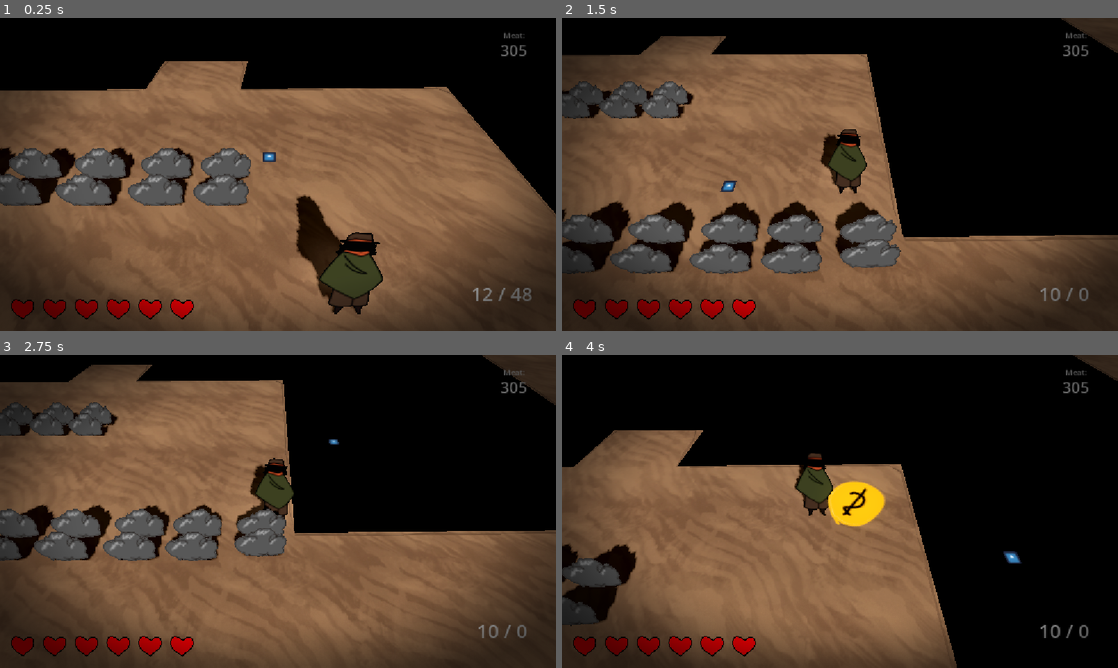
Above: before the commit, frames 1-4 (two rows, left to right).
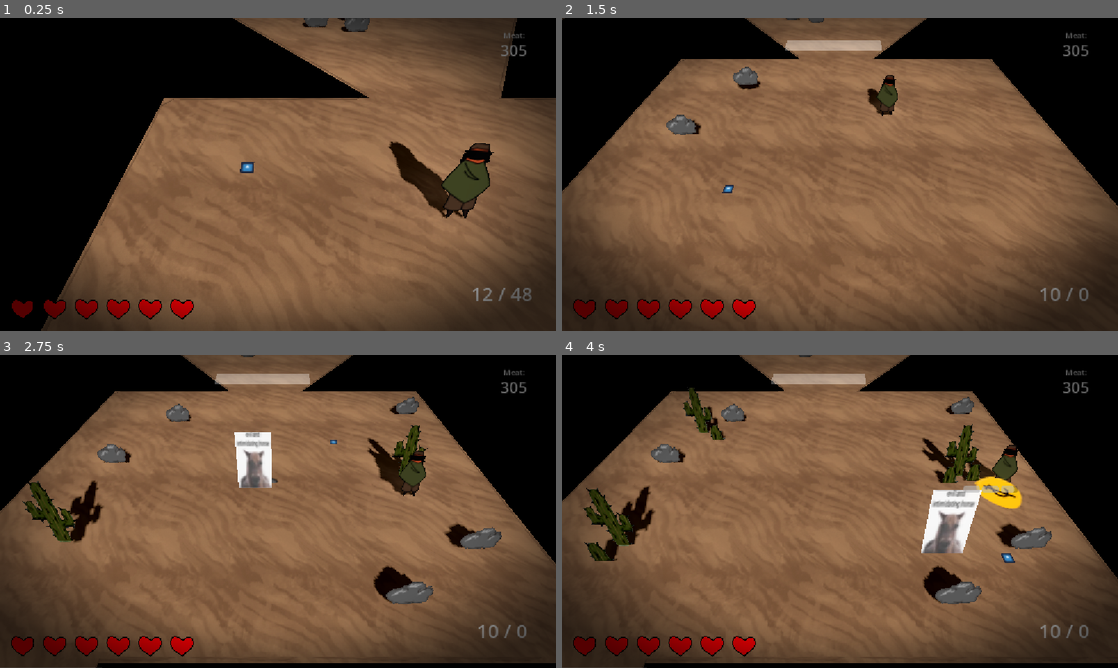
Above: after the commit, the same moments.

Repository: gmuGADIG/DEADSHOT
Game: Godot game, scene res://world/levels/desert_large/level_desert_large.tscn
Same seed, same stepped clock (60 frames per second), same inputs: the game is played once before the commit and once after it. This scene is started directly instead of the project's main scene. The engine's default icon, where the game draws it, is replaced by a stand-in: a white triangle on a blue panel in a dark square. Sound files missing from this copy of the repository are replaced by a short silence.
Inputs (mouse positions are in pixels of both pictures, inside the frame that each line leads up to):
- Up to frame 1 (0.25 s): no input
- Up to frame 2 (1.5 s): move the mouse to (962, 158) at 0.52 s; press the mouse at (962, 158) at 0.53 s; hold D (move_right) 0.53-1.28 s; move the mouse to (728, 190) at 1.27 s; release the mouse at (728, 190) at 1.28 s; hold S (move_down) from 1.28 s (still down); tap E (interact) at 1.35 s
- Up to frame 3 (2.75 s): move the mouse to (333, 442) at 2.02 s; release S (move_down) at 2.03 s; hold D (move_right) from 2.03 s (still down); hold Shift (quick_purchase) from 2.03 s (still down)
- Up to frame 4 (4 s): move the mouse to (812, 574) at 2.77 s; release D (move_right) at 2.78 s; release Shift (quick_purchase) at 2.78 s; hold W (move_up) 2.78-3.53 s; tap Space (roll) at 2.85 s; move the mouse to (1006, 558) at 3.52 s; hold A (move_left) from 3.53 s (still down); hold Right mouse button (whip) from 3.53 s (still down)

The runs differ from the first frame. In frame 1, 41% of the frame differs, in the area x 0-100%, y 0-100%; in frame 2, 41%; in frame 3, 39%; in frame 4, 45%.

Commit message:
Fixed horse, added enemy meat / heart drops

Diff:
--- a/world/enemy/base/enemy_base.gd
+++ b/world/enemy/base/enemy_base.gd
@@ -37,6 +37,8 @@
 @export var movement_speed : float = 10.0
 ## Rate of the tonic dropping, from 0 to 1.
 @export_range(0.0, 1.0, 0.01) var tonic_drop_rate : float = 0.5
+## What node, if any, spawns when the enemy dies.
+@export var spawn_on_killed: PackedScene = preload("res://world/enemy/meat/meat.tscn")
 
 # TODO: type is a subclass?
 ## Does the enemy remain still or move about on their own?
@@ -94,8 +96,6 @@
 
 	last_known_player_position = player.global_position if (player != null) else Vector3.ZERO
 
-	%Health.killed.connect(queue_free)
-	%Health.killed.connect(drop_tonic)
 	%Health.killed.connect(death)
 
 	if fire_rate == 0:
@@ -209,7 +209,17 @@
 		$/root.add_child(dropped_tonic);
 
 func death() -> void:
+	# save that this enemy died
 	Save.save_data.object_save_data.mark_dead(self)
+
+	# drop stuff
+	drop_tonic()
+	if spawn_on_killed != null:
+		var spawn := spawn_on_killed.instantiate()
+		add_sibling(spawn)
+		spawn.global_position = global_position
+
+	# free
 	queue_free()
 
 func shoot_bullet() -> void:
--- a/world/enemy/bosses/horse/horse.tscn
+++ b/world/enemy/bosses/horse/horse.tscn
@@ -1,8 +1,9 @@
-[gd_scene load_steps=7 format=3 uid="uid://dp00f0nisoyxa"]
+[gd_scene load_steps=8 format=3 uid="uid://dp00f0nisoyxa"]
 
 [ext_resource type="PackedScene" uid="uid://c5mugf35c8n0f" path="res://world/enemy/bosses/boss_enemy.tscn" id="1_bulbf"]
 [ext_resource type="Script" uid="uid://caif4brdw52j8" path="res://world/enemy/bosses/horse/horse_boss.gd" id="2_23ymh"]
 [ext_resource type="Texture2D" uid="uid://d0i6s18l8lpes" path="res://world/enemy/base/evil_horse.png" id="3_dc5ks"]
+[ext_resource type="PackedScene" uid="uid://b0ttk38sufgur" path="res://world/pickups/corrupt_heart/corrupt_heart.tscn" id="3_o0ar2"]
 
 [sub_resource type="Animation" id="Animation_dc5ks"]
 resource_name = "charge"
@@ -48,13 +49,9 @@
 &"stomp": SubResource("Animation_23ymh")
 }
 
-[node name="Horse" instance=ExtResource("1_bulbf")]
+[node name="Horse" node_paths=PackedStringArray("roam_points", "action_player") instance=ExtResource("1_bulbf")]
 script = ExtResource("2_23ymh")
-phase_1_action_names = Array[StringName]([&"stomp", &"charge"])
-action_player = Object(AnimationPlayer,"_import_path":NodePath(""),"unique_name_in_owner":false,"process_mode":0,"process_priority":0,"process_physics_priority":0,"process_thread_group":0,"physics_interpolation_mode":0,"auto_translate_mode":0,"editor_description":"","active":true,"deterministic":false,"reset_on_save":true,"root_node":NodePath(".."),"root_motion_track":NodePath(""),"root_motion_local":false,"audio_max_polyphony":32,"callback_mode_process":1,"callback_mode_method":0,"callback_mode_discrete":1,"libraries":{
-&"": SubResource("AnimationLibrary_dc5ks")
-},"autoplay":"","playback_auto_capture":true,"playback_auto_capture_duration":-1.0,"playback_auto_capture_transition_type":0,"playback_auto_capture_ease_type":0,"playback_default_blend_time":0.0,"speed_scale":1.0,"movie_quit_on_finish":false,"blend_times":[],"script":null)
-
+roam_points = []
 num_shots_in_spread = 3
 spread_angle = 45.0
 rock_speed = 30.0
@@ -62,10 +59,16 @@
 cooldown_time = 0.0
 atk_source = 0
 atk_knockback = 0
+phase_1_action_names = Array[StringName]([&"stomp", &"charge"])
+action_player = NodePath("ActionPlayer")
+spawn_on_killed = ExtResource("3_o0ar2")
 
 [node name="Sprite3D" parent="." index="1"]
 transform = Transform3D(0.8, 0, 0, 0, 0.4327907, 0.34375343, 0, -0.24987194, 0.59539807, 0, 1.3770412, 0)
 texture = ExtResource("3_dc5ks")
+
+[node name="Health" parent="." index="3"]
+max_health = 100
 
 [node name="CollisionShape3D" parent="Hurtbox" index="0"]
 transform = Transform3D(1, 0, 0, 0, 1, 0, 0, 0, 1, 0, 1.2055829, 0)
--- a/world/enemy/bosses/horse/horse_boss.gd
+++ b/world/enemy/bosses/horse/horse_boss.gd
@@ -1,11 +1,11 @@
 extends BossEnemy
 
+const rock_obj := preload("res://world/enemy/bosses/horse/horse_rock.tscn")
+
+@export var roam_points: Array[Node3D]
 @export var num_shots_in_spread: int = 5
 @export var spread_angle: float = 45.0
 @export var rock_speed: float = 2
-const rock_obj := preload("res://world/enemy/bosses/horse/horse_rock.tscn")
-
-#region Longhorn_Variables
 @export var charge_time:float
 @export var cooldown_time:float
 @export var atk_source: DamageInfo.Source
@@ -21,7 +21,6 @@
 @export var floor_area: Path3D
 
 var current_action: StringName = ""
-#endregion
 
 func pick_action() -> void:
 
@@ -52,7 +51,6 @@
 		var bullet_reference: Node3D = rock_obj.instantiate()
 		add_sibling(bullet_reference)
 		bullet_reference.global_position = global_position
-		bullet_reference.set_speed(rock_speed)
 
 		var target_position: Vector3 = player.global_position
 		var direction: Vector3 = (target_position - global_position).normalized()
@@ -121,24 +119,8 @@
 	if (is_charging):
 		longhorn_process()
 
-func get_bounds() -> AABB:
-	var minPoint: Vector3 = floor_area.curve.get_point_position(0)
-	var maxPoint: Vector3 = floor_area.curve.get_point_position(0)
-	for i in range(floor_area.curve.get_point_count()):
-		var point: Vector3 = floor_area.curve.get_point_position(i)
-		minPoint.x = min(minPoint.x, point.x)
-		minPoint.y = min(minPoint.y, point.y)
-		minPoint.z = min(minPoint.z, point.z)
-		maxPoint.x = max(maxPoint.x, point.x)
-		maxPoint.y = max(maxPoint.y, point.y)
-		maxPoint.z = max(maxPoint.z, point.z)
-	return AABB(minPoint, maxPoint - minPoint)
-
 func roam() -> void:
-	var bounds: AABB = get_bounds()
-	var random_x: float = randf_range(bounds.position.x, bounds.position.x + bounds.size.x)
-	var random_z: float = randf_range(bounds.position.z, bounds.position.z + bounds.size.z)
-	var target_pos: Vector3 = Vector3(random_x, global_position.y, random_z)
+	var target_pos: Vector3 = roam_points.pick_random().global_position
 	set_movement_target(target_pos)
 	should_move = true
 	aggro = AggroState.HOSTILE
--- a/world/enemy/bosses/horse/horse_rock.tscn
+++ b/world/enemy/bosses/horse/horse_rock.tscn
@@ -1,29 +1,27 @@
 [gd_scene load_steps=4 format=3 uid="uid://bdr5tjdlqfdq4"]
 
-[ext_resource type="Script" path="res://world/enemy/Enemy Bullets/enemy_bullet.gd" id="1_g2jgx"]
+[ext_resource type="Script" uid="uid://bxbowl7sjix2l" path="res://world/bullets/bullet.gd" id="1_g2jgx"]
 [ext_resource type="Texture2D" uid="uid://d3sodqao5sedc" path="res://temp_art/gartic/rock.png" id="2_6qux5"]
 
 [sub_resource type="CylinderShape3D" id="CylinderShape3D_akls5"]
 height = 0.8574219
 radius = 0.32080078
 
-[node name="Node3D" type="Node3D"]
+[node name="HorseRock" type="Area3D"]
+collision_mask = 6
 script = ExtResource("1_g2jgx")
+atk_damage = 1
+atk_source = 1
+speed = 18.0
+
+[node name="CollisionShape3D" type="CollisionShape3D" parent="."]
+transform = Transform3D(-4.371139e-08, -1, 0, -4.371139e-08, 1.9106855e-15, -1, 1, -4.371139e-08, -4.371139e-08, 0, 0, 0)
+shape = SubResource("CylinderShape3D_akls5")
 
 [node name="Sprite3D" type="Sprite3D" parent="."]
 transform = Transform3D(0.21669051, 0, 0, 0, 0.21850534, 0, 0, 0, 1, 0, 0.1681518, 0)
 texture = ExtResource("2_6qux5")
 
-[node name="Area3D" type="Area3D" parent="."]
-collision_mask = 6
-
-[node name="CollisionShape3D" type="CollisionShape3D" parent="Area3D"]
-transform = Transform3D(-4.371139e-08, -1, 0, -4.371139e-08, 1.9106855e-15, -1, 1, -4.371139e-08, -4.371139e-08, 0, 0, 0)
-shape = SubResource("CylinderShape3D_akls5")
-
 [node name="Timer" type="Timer" parent="."]
 wait_time = 5.0
 autostart = true
-
-[connection signal="body_entered" from="Area3D" to="." method="_on_area_3d_body_entered"]
-[connection signal="timeout" from="Timer" to="." method="_on_timer_timeout"]
--- a/world/levels/desert_large/level_desert_large.tscn
+++ b/world/levels/desert_large/level_desert_large.tscn
@@ -80,7 +80,7 @@
 target_entry_point = "Bottom"
 
 [node name="Player" parent="." index="6"]
-transform = Transform3D(1.2078707, 0, 0, 0, 1, 0, 0, 0, 1.2078707, 16.158676, 0, 37.40243)
+transform = Transform3D(1.2078707, 0, 0, 0, 1, 0, 0, 0, 1.2078707, 54.658966, 0, 12.676014)
 
 [node name="Boulder" type="Node" parent="." index="7"]
 
@@ -771,8 +771,35 @@
 [node name="Boulder4" parent="Encounter 3" index="8" instance=ExtResource("7_afdcq")]
 transform = Transform3D(1, 0, 0, 0, 1, 0, 0, 0, 1, 6.7997284, 9.536743e-07, 4.8894405)
 
-[node name="Horse" parent="Encounter 3" index="9" instance=ExtResource("14_b84ov")]
+[node name="Horse" parent="Encounter 3" index="9" node_paths=PackedStringArray("roam_points") instance=ExtResource("14_b84ov")]
 transform = Transform3D(1, 0, 0, 0, 1, 0, 0, 0, 1, 0.06713486, 0, -1.9251671)
+roam_points = [NodePath("RoamPoints/Point"), NodePath("RoamPoints/Point2"), NodePath("RoamPoints/Point3"), NodePath("RoamPoints/Point4"), NodePath("RoamPoints/Point5"), NodePath("RoamPoints/Point6"), NodePath("RoamPoints/Point7"), NodePath("RoamPoints/Point8")]
+
+[node name="RoamPoints" type="Node" parent="Encounter 3/Horse" index="10"]
+
+[node name="Point" type="Node3D" parent="Encounter 3/Horse/RoamPoints" index="0"]
+transform = Transform3D(1, 0, 0, 0, 1, 0, 0, 0, 1, 51.40684, -4.7683716e-07, 21.822258)
+
+[node name="Point2" type="Node3D" parent="Encounter 3/Horse/RoamPoints" index="1"]
+transform = Transform3D(1, 0, 0, 0, 1, 0, 0, 0, 1, 57.895496, -4.7683716e-07, 24.97309)
+
+[node name="Point3" type="Node3D" parent="Encounter 3/Horse/RoamPoints" index="2"]
+transform = Transform3D(1, 0, 0, 0, 1, 0, 0, 0, 1, 67.23337, 4.7683716e-07, 25.230589)
+
+[node name="Point4" type="Node3D" parent="Encounter 3/Horse/RoamPoints" index="3"]
+transform = Transform3D(1, 0, 0, 0, 1, 0, 0, 0, 1, 68.35584, 4.7683716e-07, 20.332926)
+
+[node name="Point5" type="Node3D" parent="Encounter 3/Horse/RoamPoints" index="4"]
+transform = Transform3D(1, 0, 0, 0, 1, 0, 0, 0, 1, 65.37798, -4.7683716e-07, 13.31871)
+
+[node name="Point6" type="Node3D" parent="Encounter 3/Horse/RoamPoints" index="5"]
+transform = Transform3D(1, 0, 0, 0, 1, 0, 0, 0, 1, 59.580135, -4.7683716e-07, 15.316044)
+
+[node name="Point7" type="Node3D" parent="Encounter 3/Horse/RoamPoints" index="6"]
+transform = Transform3D(1, 0, 0, 0, 1, 0, 0, 0, 1, 53.617504, -4.7683716e-07, 14.396516)
+
+[node name="Point8" type="Node3D" parent="Encounter 3/Horse/RoamPoints" index="7"]
+transform = Transform3D(1, 0, 0, 0, 1, 0, 0, 0, 1, 46.60514, -4.7683716e-07, 13.922693)
 
 [node name="CactusLarge" parent="Encounter 3" index="10" instance=ExtResource("4_xa3ak")]
 transform = Transform3D(1, 0, 0, 0, 1, 0, 0, 0, 1, 9.547646, 0, -2.91189)
--- a/world/levels/horse_arena.tscn
+++ b/world/levels/horse_arena.tscn
@@ -1,8 +1,9 @@
-[gd_scene load_steps=6 format=3 uid="uid://bnbc74ay6h1rl"]
+[gd_scene load_steps=7 format=3 uid="uid://bnbc74ay6h1rl"]
 
 [ext_resource type="PackedScene" uid="uid://bk60c4813t663" path="res://world/levels/level_base.tscn" id="1_lm8ri"]
 [ext_resource type="Resource" uid="uid://ebi2mrpur7b6" path="res://world/floor/rock/rock.tres" id="2_v5nwm"]
 [ext_resource type="PackedScene" uid="uid://dp00f0nisoyxa" path="res://world/enemy/bosses/horse/horse.tscn" id="3_lm8ri"]
+[ext_resource type="PackedScene" uid="uid://b0ttk38sufgur" path="res://world/pickups/corrupt_heart/corrupt_heart.tscn" id="4_v5nwm"]
 
 [sub_resource type="NavigationMesh" id="NavigationMesh_yi0vy"]
 vertices = PackedVector3Array(-19.534193, 0.48999965, -7.307107, -19.534193, 0.48999965, 15.192893, 19.215807, 0.48999965, 15.192893, 19.215807, 0.48999965, -7.307107)
@@ -27,8 +28,9 @@
 [node name="Player" parent="." index="5"]
 transform = Transform3D(1, 0, 0, 0, 1, 0, 0, 0, 1, -12.202965, 0, 8.371207)
 
-[node name="Horse" parent="." index="6" node_paths=PackedStringArray("floor_area") instance=ExtResource("3_lm8ri")]
+[node name="Horse" parent="." index="6" node_paths=PackedStringArray("roam_points", "floor_area") instance=ExtResource("3_lm8ri")]
 transform = Transform3D(1, 0, 0, 0, 1, 0, 0, 0, 1, 0, 0.46483076, 0)
+roam_points = []
 spread_angle = 25.0
 rock_speed = 10.0
 charge_time = 1.0
@@ -37,4 +39,5 @@
 atk_knockback = 1
 floor_area = NodePath("../World/Floor")
 phase_1_action_names = Array[StringName]([&"stomp"])
+spawn_on_killed = ExtResource("4_v5nwm")
 patrol_path = Array[Vector3]([Vector3(0, 0, 0)])
Binary file added: world/enemy/bosses/horse/horse_wip.png
Not shown, added: world/enemy/bosses/horse/horse_wip.png.import
